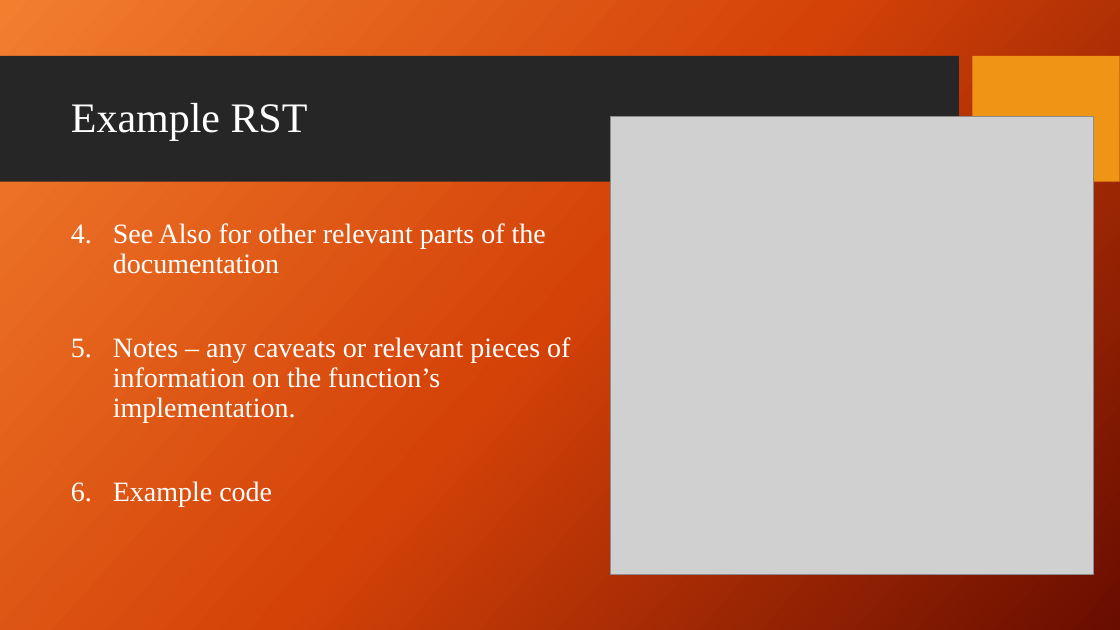
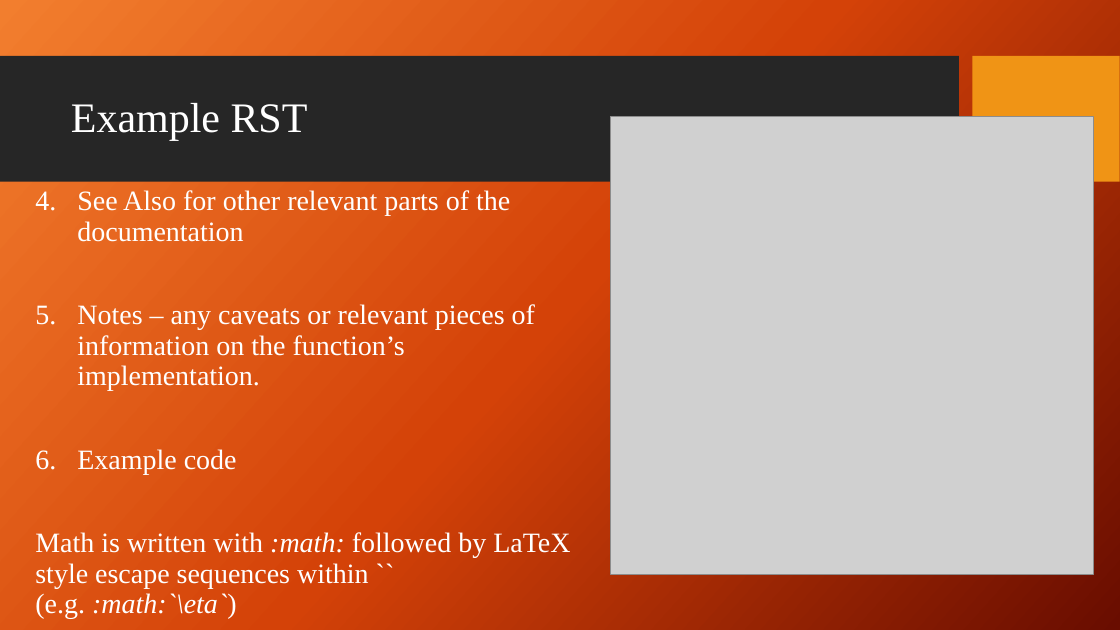
Before and after one commit to giganano/PythonBootcamp, a slide deck: slide 7 of slides/rst.pptx. Drawn at 1120x630 pixels with LibreOffice and Linux fonts; fonts in the diff are those of the drawing; grey boxes stand for pictures; background and template pictures are left out. Boxes give left, top, right and bottom in pixels: in the first picture for what was removed or moved away, otherwise in the second. Text is boxed around its words. In the diff, an @@ line names an element or a change of style, - is before the commit and + after.

Commit message:
slides: markdown added to documentation material; plan to cover GitHub in final session

```diff
--- a/slides/rst.pptx
+++ b/slides/rst.pptx
@@ text "See Also for other relevant ...": place and size @@
-text "See Also for other relevant ..." at (113,223,570,506)
+text "See Also for other relevant ..." at (35,190,570,618)
@@ text at (35,532,570,618): paragraph added @@
+Math is written with :math: followed by LaTeX style escape sequences within `` (e.g. :math:`\eta`)
```
Also in this commit, not shown: 4 slides added, 1 other file.
